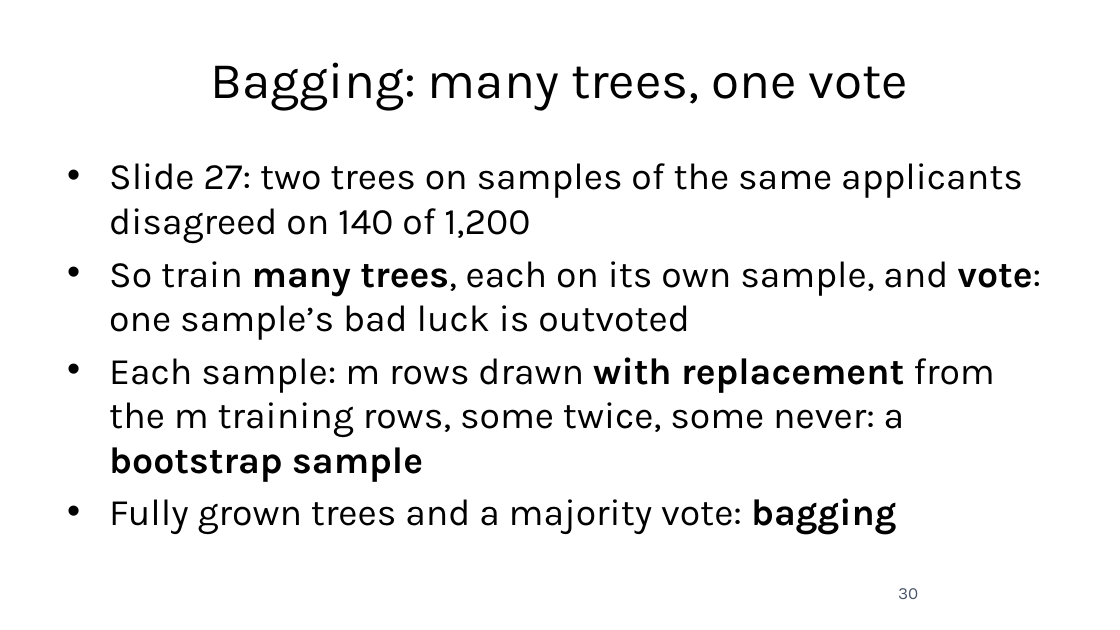
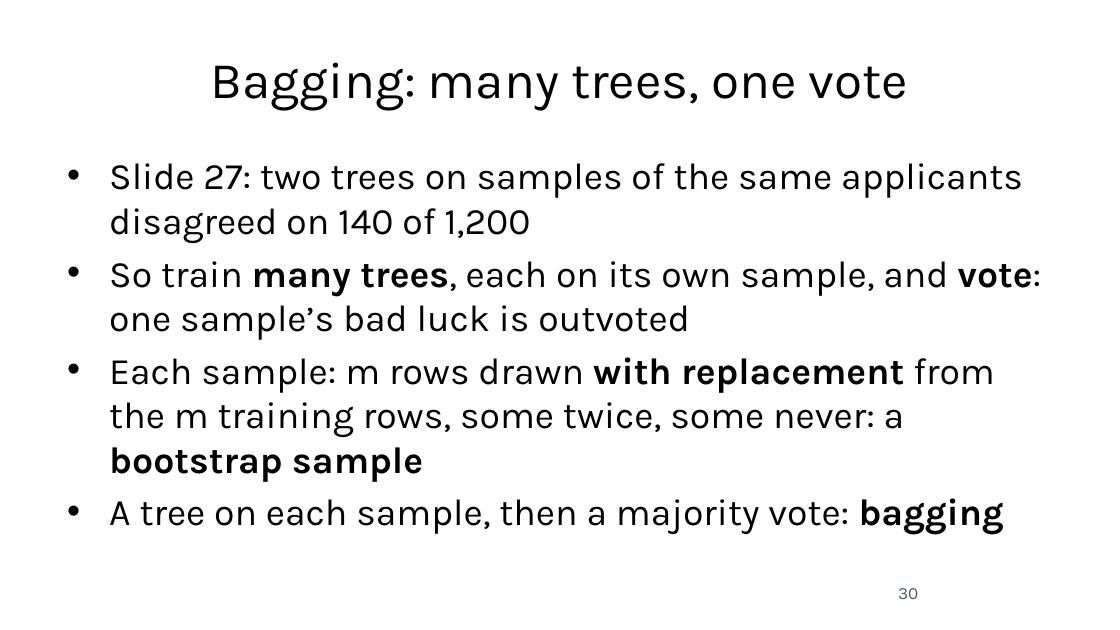
Before and after one commit to fabioantonini/technologies-for-artificial-intelligence, a slide deck: slide 30 of Lessons/07_trees_and_ensembles/Slides/trees_and_ensembles_slides.pptx. Drawn at 1120x630 pixels with LibreOffice and Linux fonts; fonts in the diff are those of the drawing; background and template pictures are left out. Boxes give left, top, right and bottom in pixels: in the first picture for what was removed or moved away, otherwise in the second. Text is boxed around its words. In the diff, an @@ line names an element or a change of style, - is before the commit and + after.

```diff
--- a/Lessons/07_trees_and_ensembles/Slides/trees_and_ensembles_slides.pptx
+++ b/Lessons/07_trees_and_ensembles/Slides/trees_and_ensembles_slides.pptx
@@ text at [109,498,1004,535]: text changed @@
-• Fully grown trees and a majority vote: bagging
+• A tree on each sample, then a majority vote: bagging
```
Also in this commit, not shown: 11 other slides changed, 22 other files.
